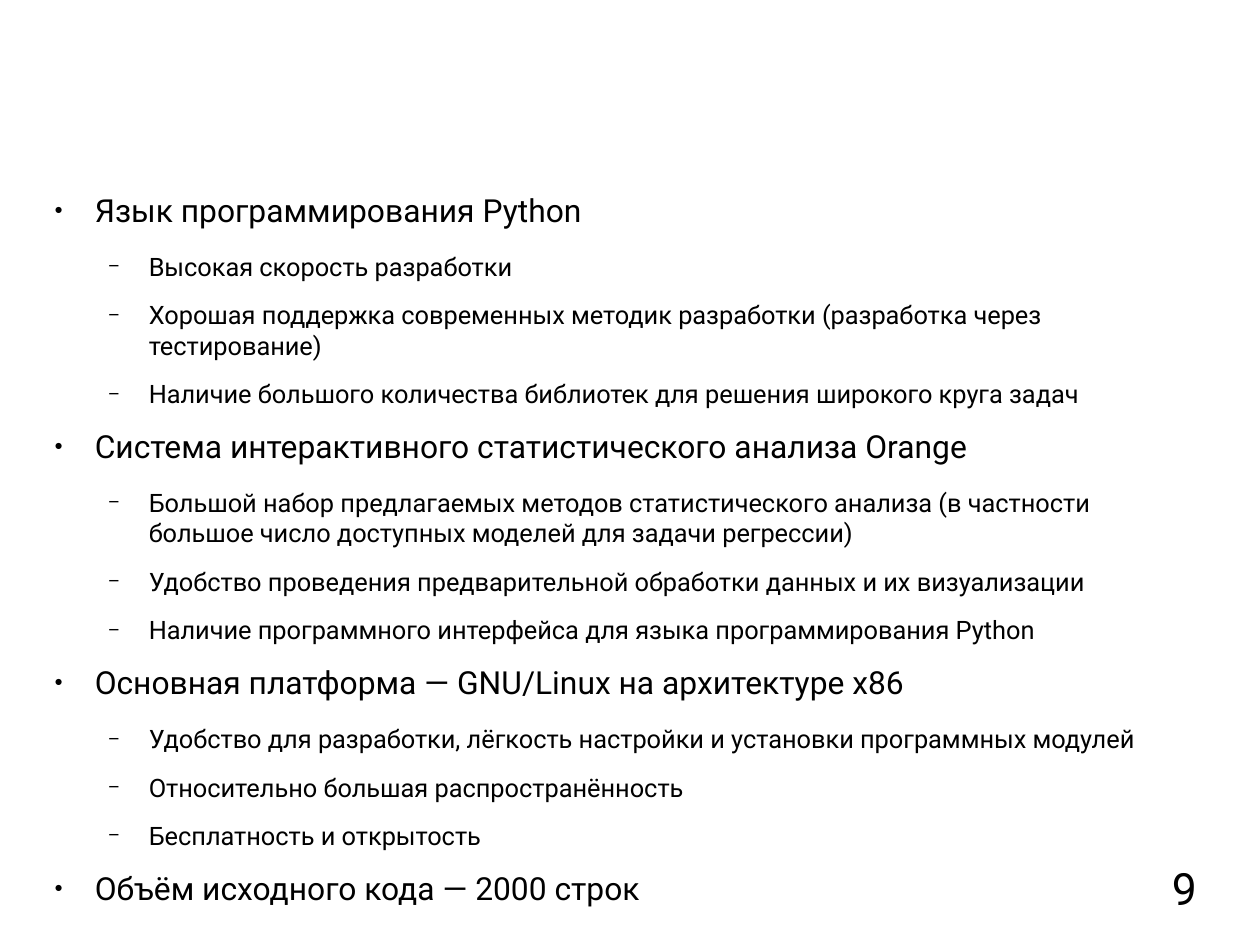
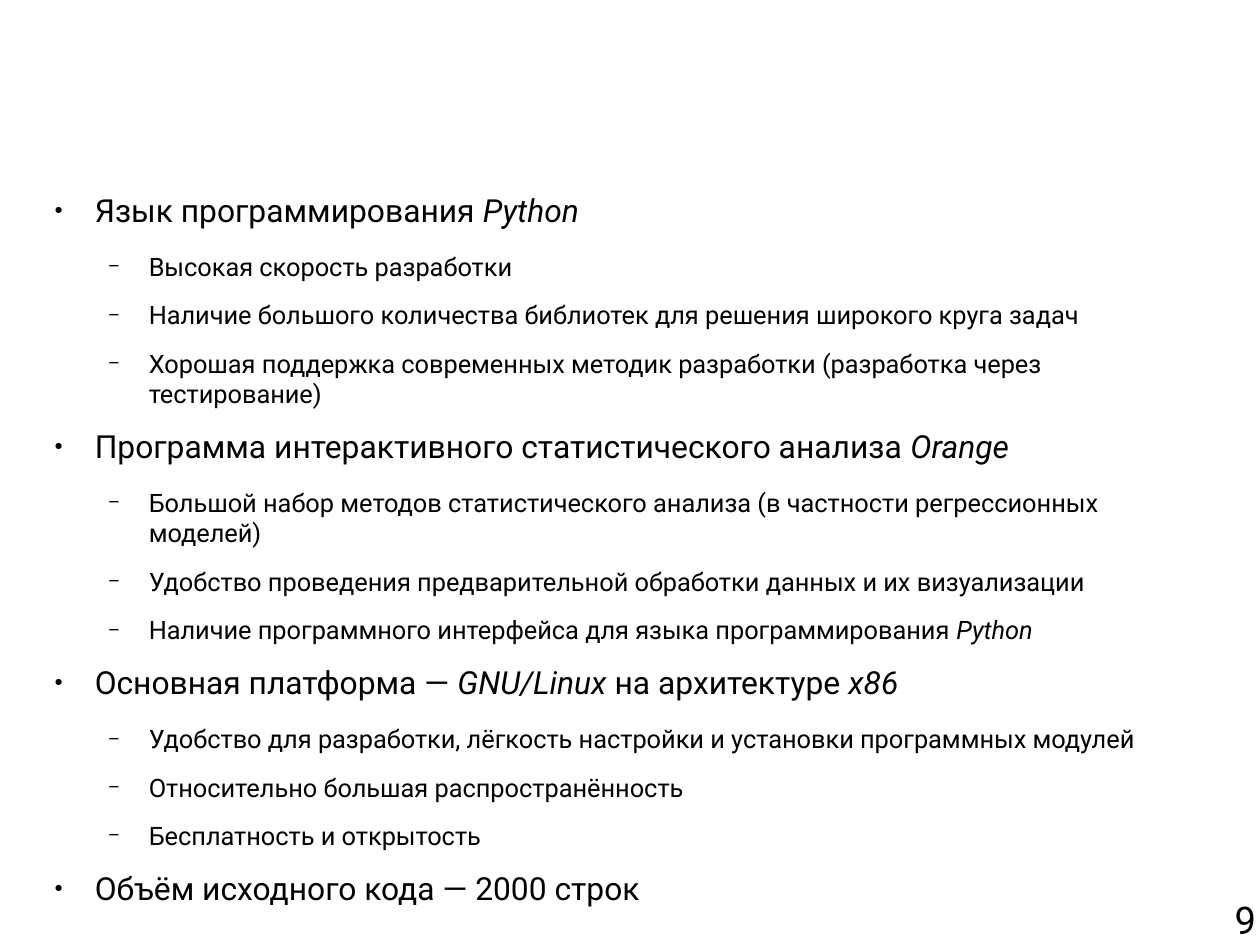
Before and after one commit to mkpankov/adaptor, a slide deck: slide 9 of diploma/defense/brochure.odp. Drawn at 1260x945 pixels with LibreOffice and Linux fonts; fonts in the diff are those of the drawing; background and template pictures are left out. Boxes give left, top, right and bottom in pixels: in the first picture for what was removed or moved away, otherwise in the second. Text is boxed around its words. In the diff, an @@ line names an element or a change of style, - is before the commit and + after.

```diff
--- a/diploma/defense/brochure.odp
+++ b/diploma/defense/brochure.odp
@@ text at [95,198,1032,701]: italic on in "Python", "Python", "GNU/Linux x86" @@
@@ text at [149,304,1078,330]: paragraph added @@
+  − Наличие большого количества библиотек для решения широкого круга задач
@@ text at [95,435,1098,548]: text changed @@
-  − Наличие большого количества библиотек для решения широкого круга задач
-● Система интерактивного статистического анализа Orange
-  − Большой набор предлагаемых методов статистического анализа (в частности большое число доступных моделей для задачи регрессии)
+● Программа интерактивного статистического анализа Orange
+  − Большой набор методов статистического анализа (в частности регрессионных моделей)
@@ page number: place and size @@
-page number at [1172,873,1197,905]
+page number at [1235,906,1256,934]
@@ page number at [1235,906,1256,934]: size 28 to 24 pt @@
```
Also in this commit, not shown: 30 other slides changed, 1 slide removed.
